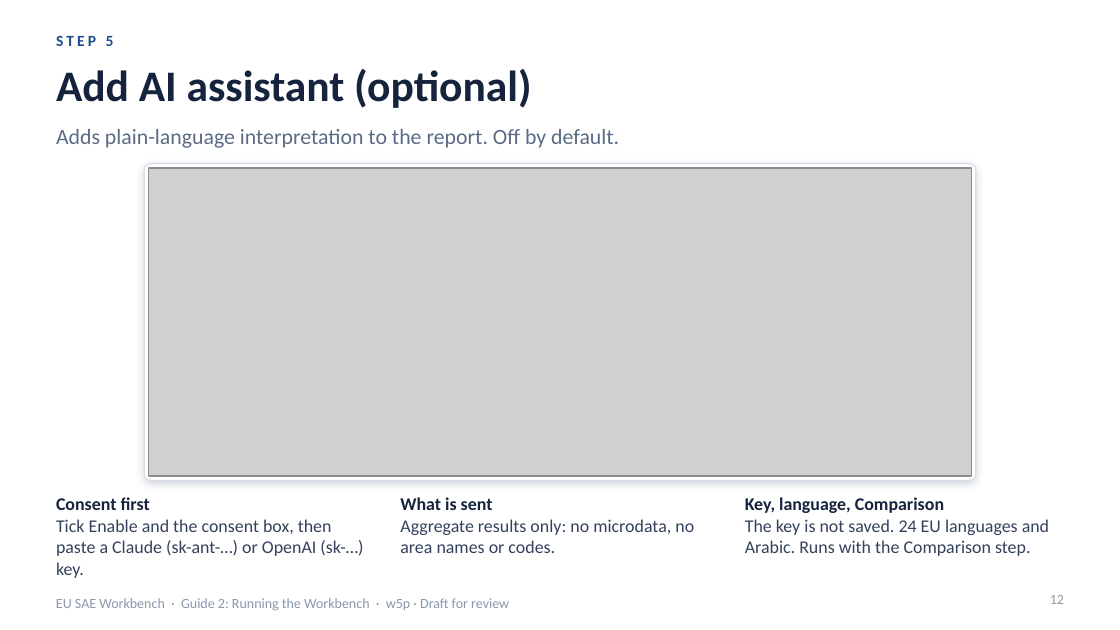
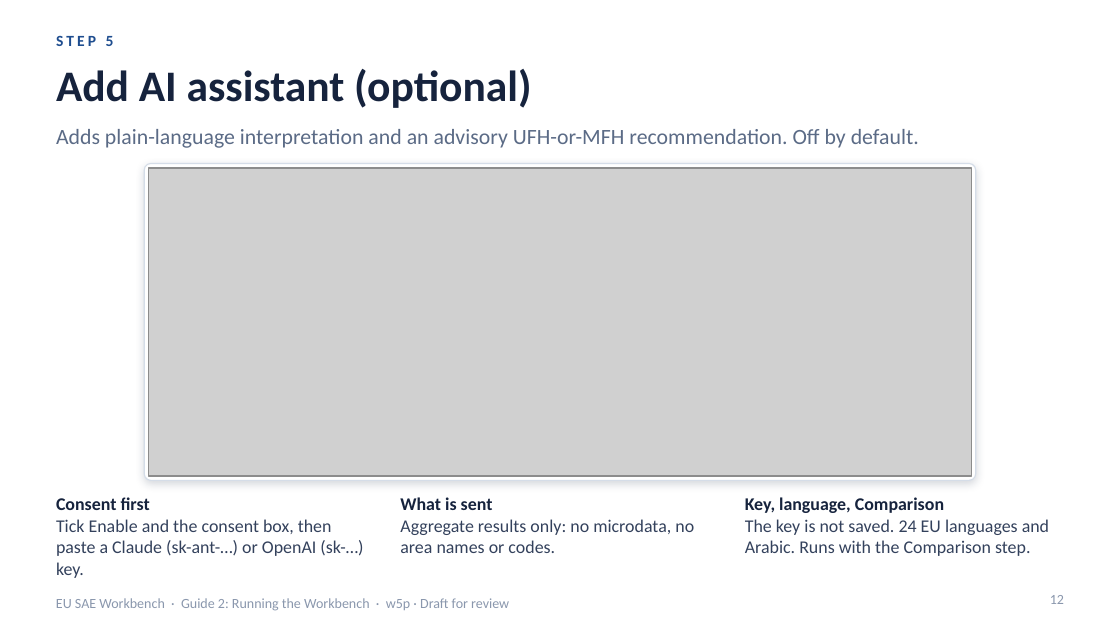
Before and after one commit to Noboyoshida227/eu-sae-application, a slide deck: slide 12 of docs/instructions/English/EU_SAE_Workbench_Guide_2_Running_the_Workbench.pptx. Drawn at 1120x630 pixels with LibreOffice and Linux fonts; fonts in the diff are those of the drawing; grey boxes stand for pictures. Boxes give left, top, right and bottom in pixels: in the first picture for what was removed or moved away, otherwise in the second. Text is boxed around its words. In the diff, an @@ line names an element or a change of style, - is before the commit and + after.

```diff
--- a/docs/instructions/English/EU_SAE_Workbench_Guide_2_Running_the_Workbench.pptx
+++ b/docs/instructions/English/EU_SAE_Workbench_Guide_2_Running_the_Workbench.pptx
@@ text at (x1=56, y1=129, x2=919, y2=148): text changed @@
-Adds plain-language interpretation to the report. Off by default.
+Adds plain-language interpretation and an advisory UFH-or-MFH recommendation. Off by default.
```
Also in this commit, not shown: 9 other files.
